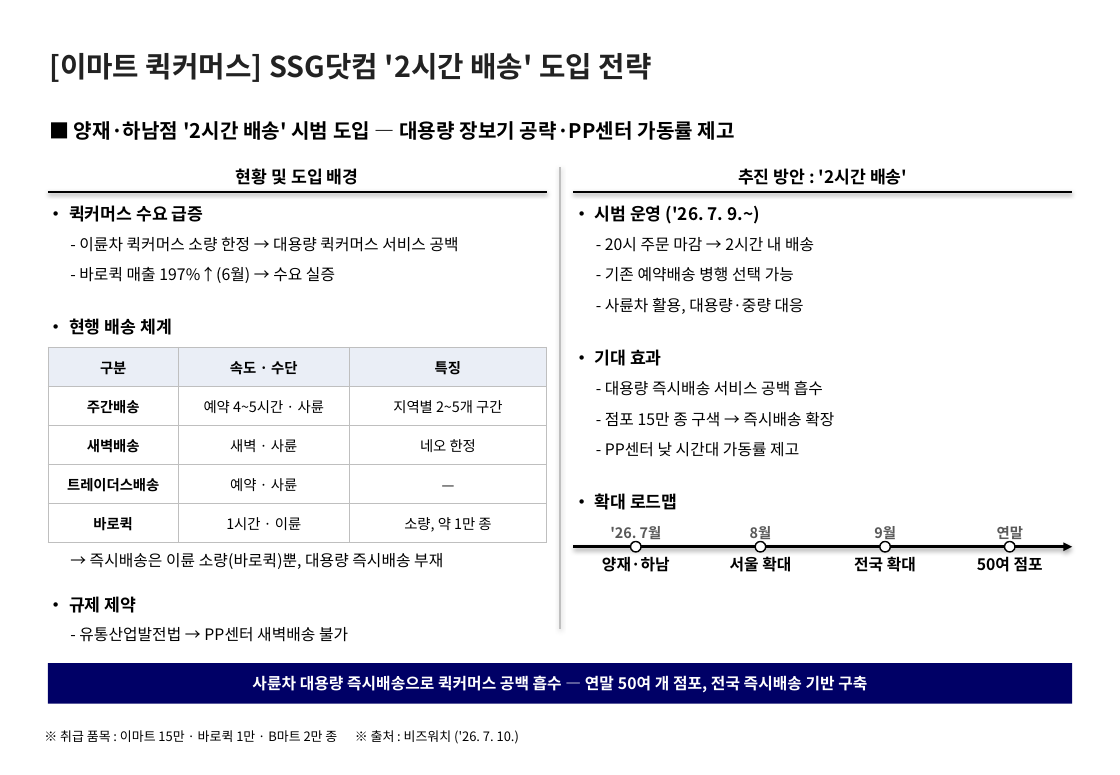
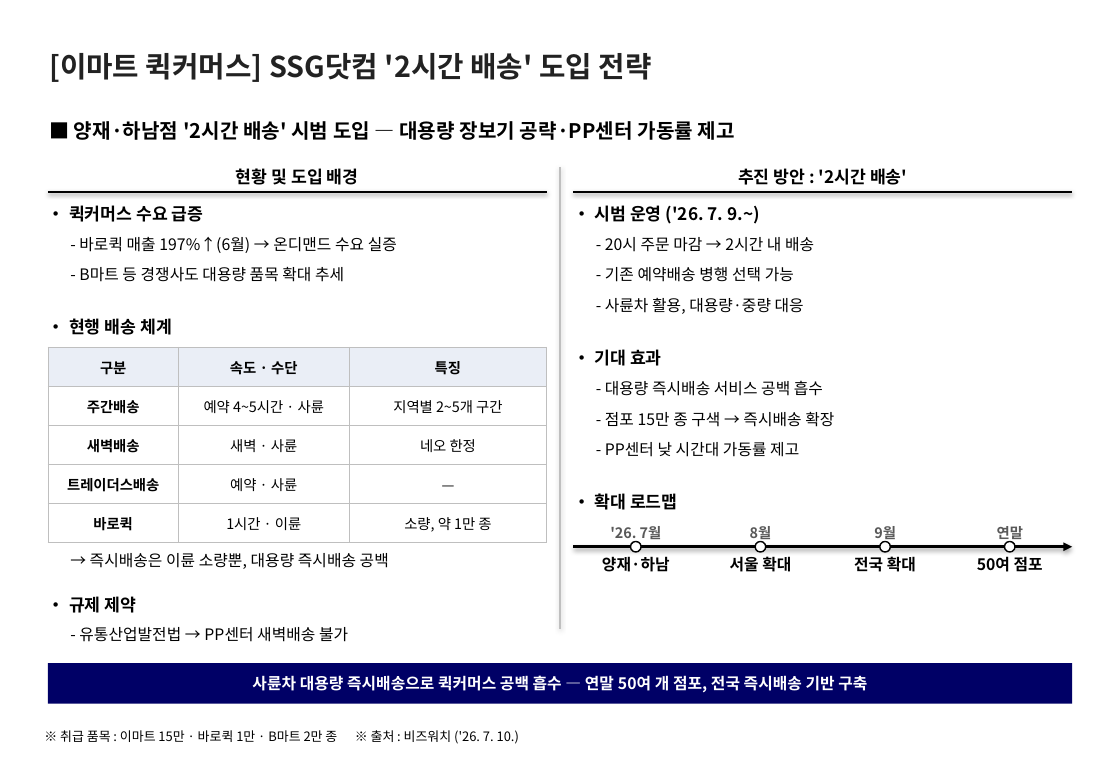
Before and after one commit to avoseed/web1, a slide deck: slide 1 of reports/ssg-quickcommerce-onepager.pptx. Drawn at 1120x775 pixels with LibreOffice and Linux fonts; fonts in the diff are those of the drawing. Boxes give left, top, right and bottom in pixels: in the first picture for what was removed or moved away, otherwise in the second. Text is boxed around its words. In the diff, an @@ line names an element or a change of style, - is before the commit and + after.

```diff
--- a/reports/ssg-quickcommerce-onepager.pptx
+++ b/reports/ssg-quickcommerce-onepager.pptx
@@ text at bbox=[79, 237, 397, 253]: text changed @@
-- 바로퀵 매출 197%↑(6월) → 수요 실증
+- 바로퀵 매출 197%↑(6월) → 온디맨드 수요 실증
@@ text removed at bbox=[79, 237, 459, 252] @@
-- 이륜차 퀵커머스 소량 한정 → 대용량 퀵커머스 서비스 공백
@@ text added at bbox=[79, 267, 344, 282], 11 pt, text #000000 @@
+- B마트 등 경쟁사도 대용량 품목 확대 추세
@@ text at bbox=[90, 553, 389, 569]: text changed @@
-→ 즉시배송은 이륜 소량(바로퀵)뿐, 대용량 즉시배송 부재
+→ 즉시배송은 이륜 소량뿐, 대용량 즉시배송 공백
```
Also in this commit, not shown: 2 other files.
